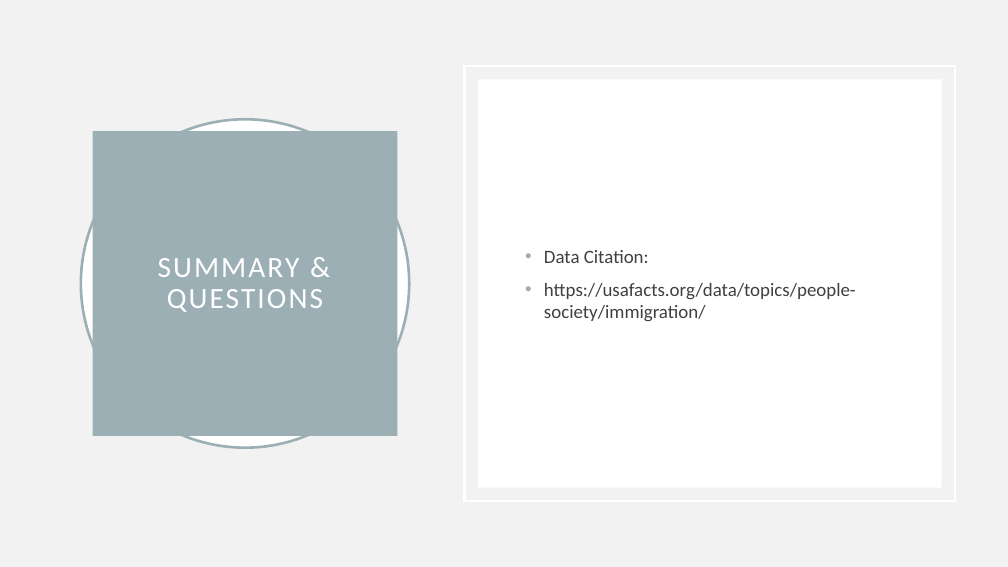
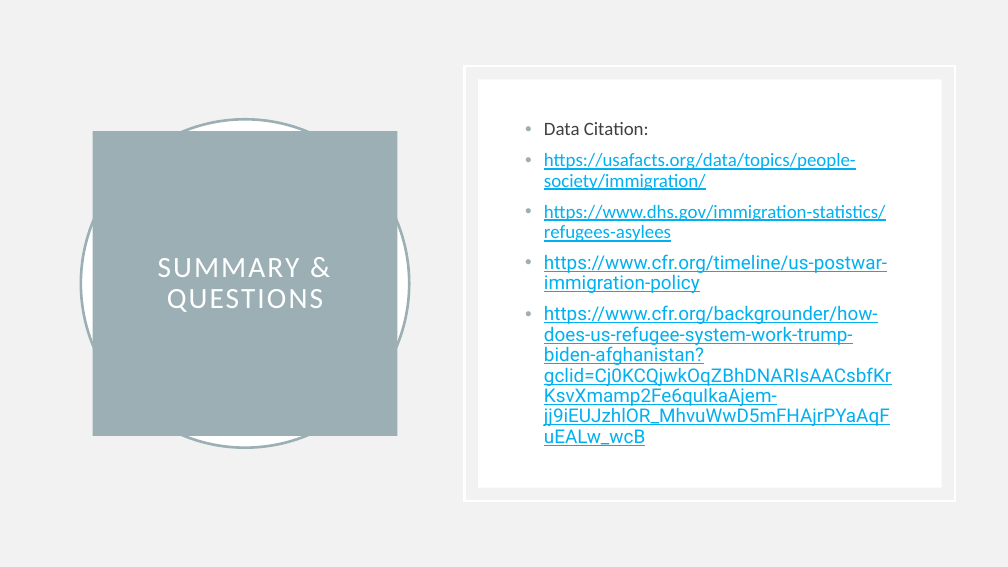
Before and after one commit to ASwigart/groupproject-3, a slide deck: slide 9 of GrpProject3.pptx (slide 8 before the commit). Drawn at 1008x567 pixels with LibreOffice and Linux fonts; fonts in the diff are those of the drawing. Boxes give left, top, right and bottom in pixels: in the first picture for what was removed or moved away, otherwise in the second. Text is boxed around its words. In the diff, an @@ line names an element or a change of style, - is before the commit and + after.

Commit message:
ppt changes

```diff
--- a/GrpProject3.pptx
+++ b/GrpProject3.pptx
@@ text at bbox=[544, 122, 856, 191]: text colour #404040 to #00B0F0, underline on in "https://usafacts.org/data/topics/people-society/immigration/"; line spacing 1 to 0.9 @@
@@ text at bbox=[544, 205, 891, 446]: paragraphs added @@
+• https://www.dhs.gov/immigration-statistics/refugees-asylees
+• https://www.cfr.org/timeline/us-postwar-immigration-policy
+• https://www.cfr.org/backgrounder/how-does-us-refugee-system-work-trump-biden-afghanistan?gclid=Cj0KCQjwkOqZBhDNARIsAACsbfKrKsvXmamp2Fe6quIkaAjem-jj9iEUJzhlOR_MhvuWwD5mFHAjrPYaAqFuEALw_wcB
```
Also in this commit, not shown: 3 other slides changed, 1 slide added.
